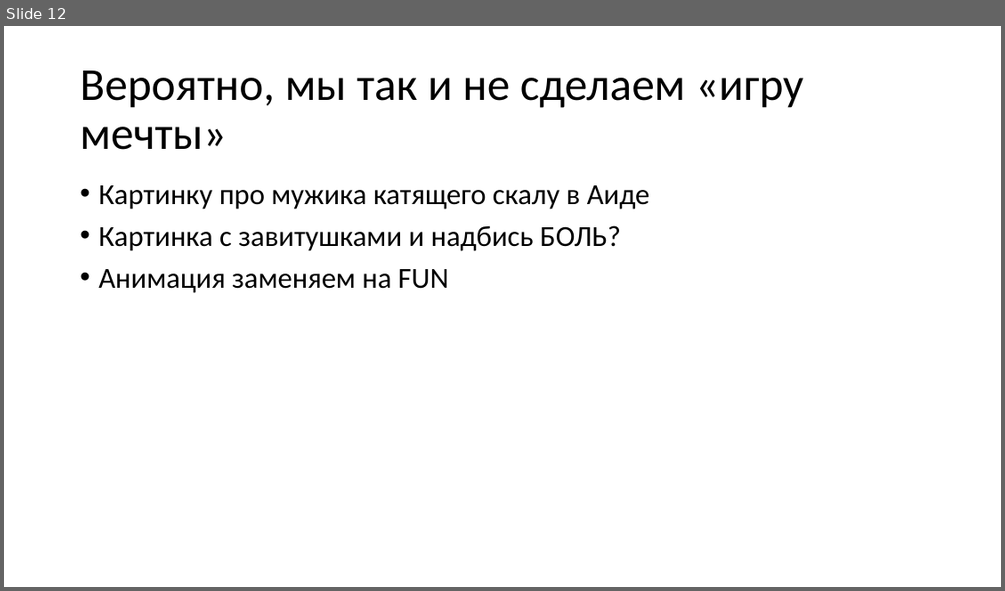
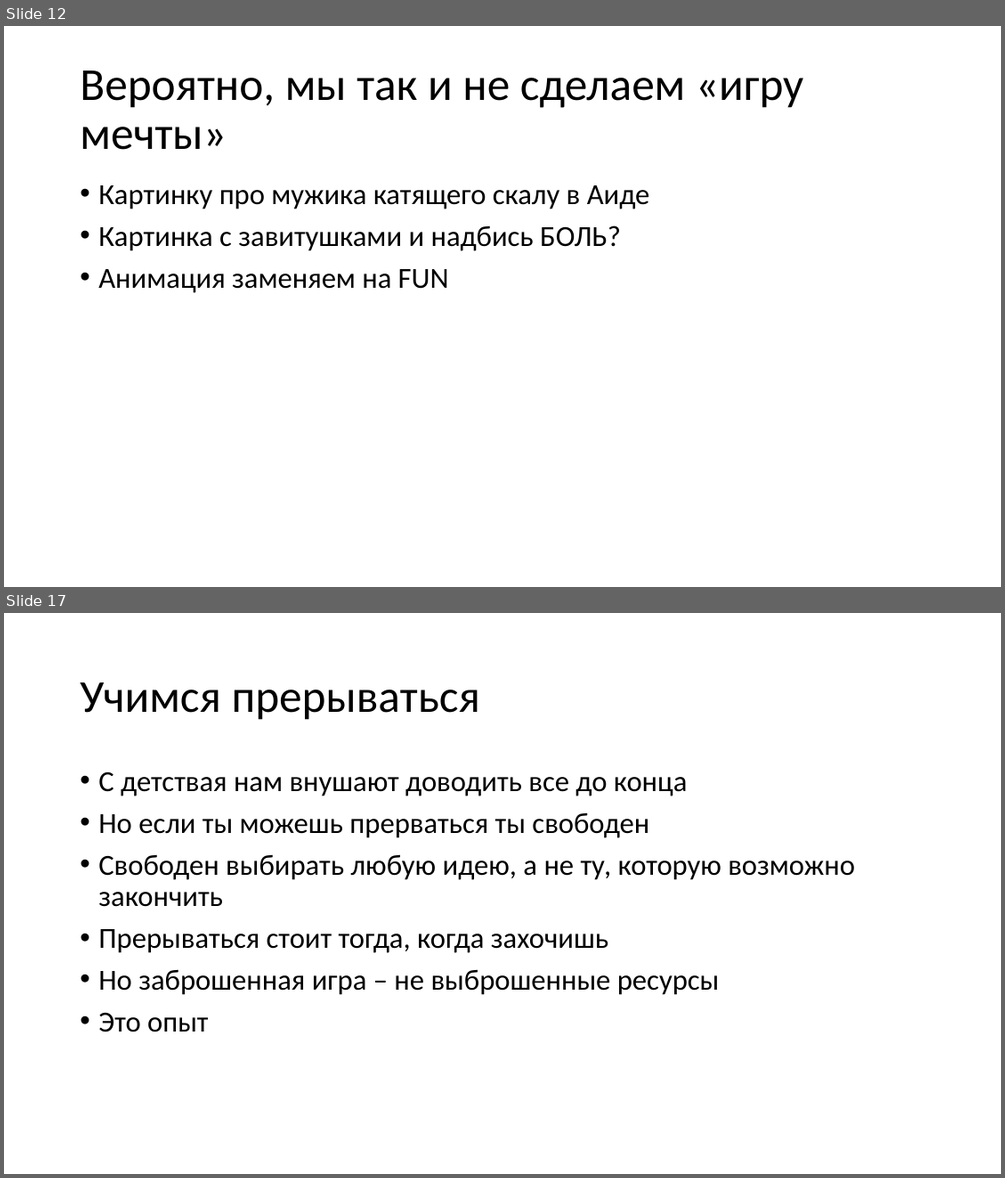
Before and after one commit to kugushev/presentations, a slide deck: 2020_GameDev-As-Hobby/Presentation.pptx. Shown one above the other, each under a label of ours: slide 12 before the commit, slides 12 and 17 after it; the slides between them are not shown. The pictures are 1005x591 and 1005x1178 pixels, drawn with LibreOffice and Linux fonts; fonts in the diff are those of the drawing. Boxes give left, top, right and bottom in pixels: in the first picture for what was removed or moved away, otherwise in the second. Text is boxed around its words. In the diff, an @@ line names an element or a change of style, - is before the commit and + after.

```diff
--- a/2020_GameDev-As-Hobby/Presentation.pptx
+++ b/2020_GameDev-As-Hobby/Presentation.pptx
@@ slide 17 added at bbox=[4, 613, 1001, 1174], background #FFFFFF @@
@@ title added at bbox=[80, 682, 480, 720], 44 pt, text #000000 @@
+Учимся прерываться
@@ text added at bbox=[98, 771, 855, 1032], 28 pt, text #000000 @@
+• С детствая нам внушают доводить все до конца
+• Но если ты можешь прерваться ты свободен
+• Свободен выбирать любую идею, а не ту, которую возможно закончить
+• Прерываться стоит тогда, когда захочишь
+• Но заброшенная игра – не выброшенные ресурсы
+• Это опыт
```
Also in this commit, not shown: 1 slide changed, 7 other slides added.
